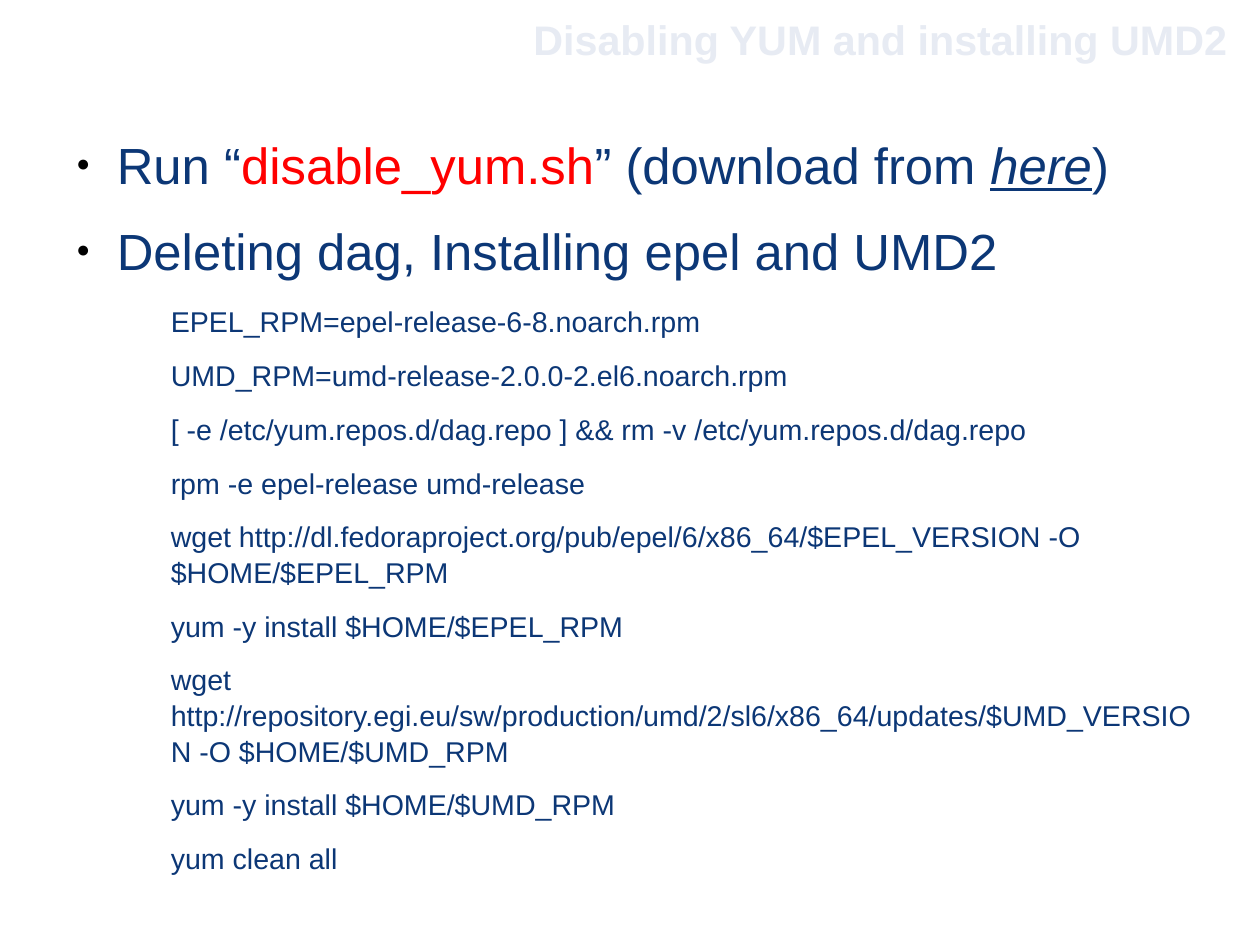
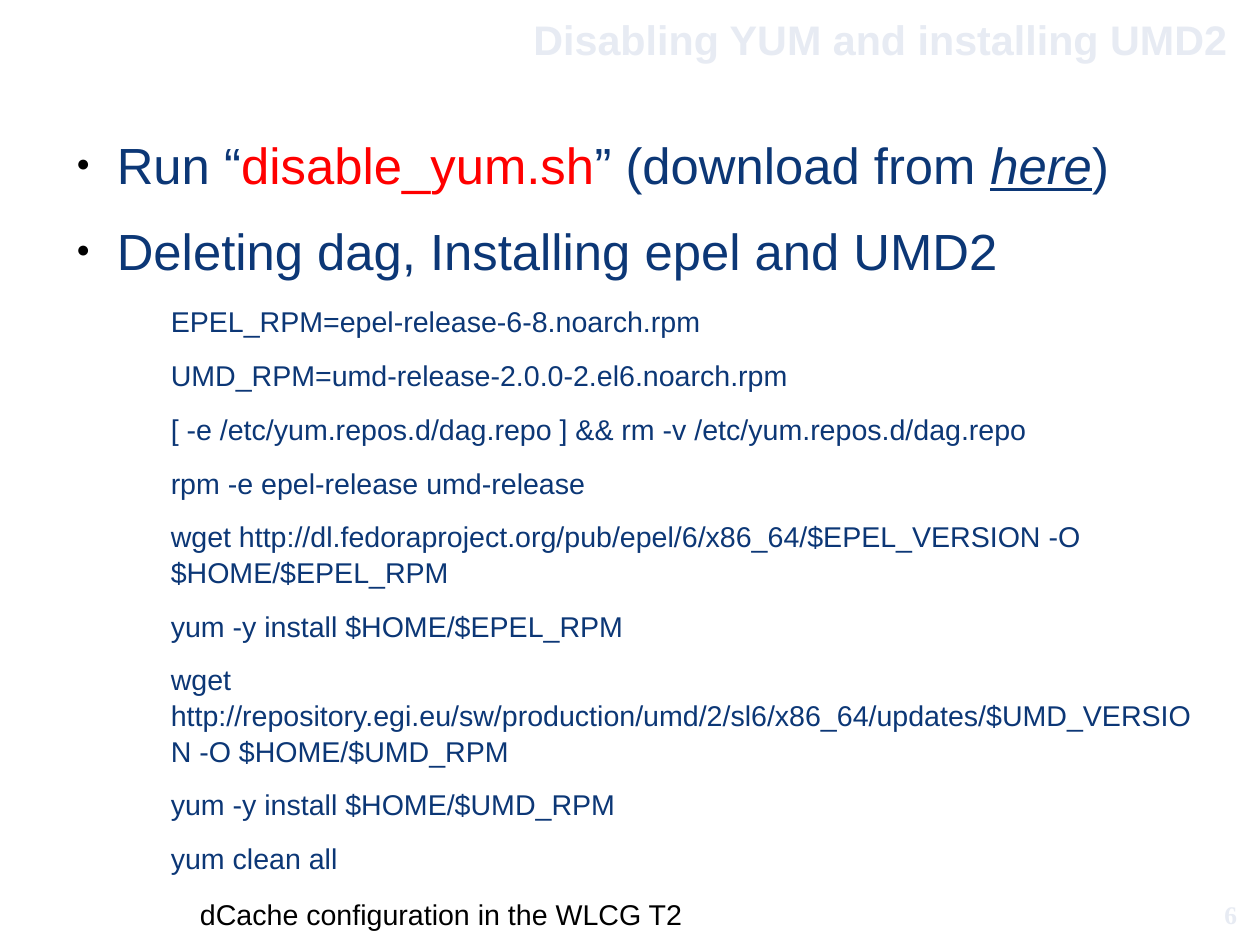
Before and after one commit to GenKawamura/GridKa2014-Material_ATLAS-T2_Example, a slide deck: slide 6 of dcache_wlcg_tier2_gridka.odp (slide 7 before the commit). Drawn at 1260x945 pixels with LibreOffice and Linux fonts; fonts in the diff are those of the drawing; background and template pictures are left out. Boxes give left, top, right and bottom in pixels: in the first picture for what was removed or moved away, otherwise in the second. Text is boxed around its words. In the diff, an @@ line names an element or a change of style, - is before the commit and + after.

```diff
--- a/dcache_wlcg_tier2_gridka.odp
+++ b/dcache_wlcg_tier2_gridka.odp
@@ page number added at (x1=1092, y1=887, x2=1237, y2=942), 16 pt, text #E7EBF3, bold @@
+6
@@ text added at (x1=200, y1=904, x2=682, y2=931), 18 pt, text #000000 @@
+dCache configuration in the WLCG T2
```
Also in this commit, not shown: 13 other slides changed, 5 slides added, 5 slides removed, 3 other files.
